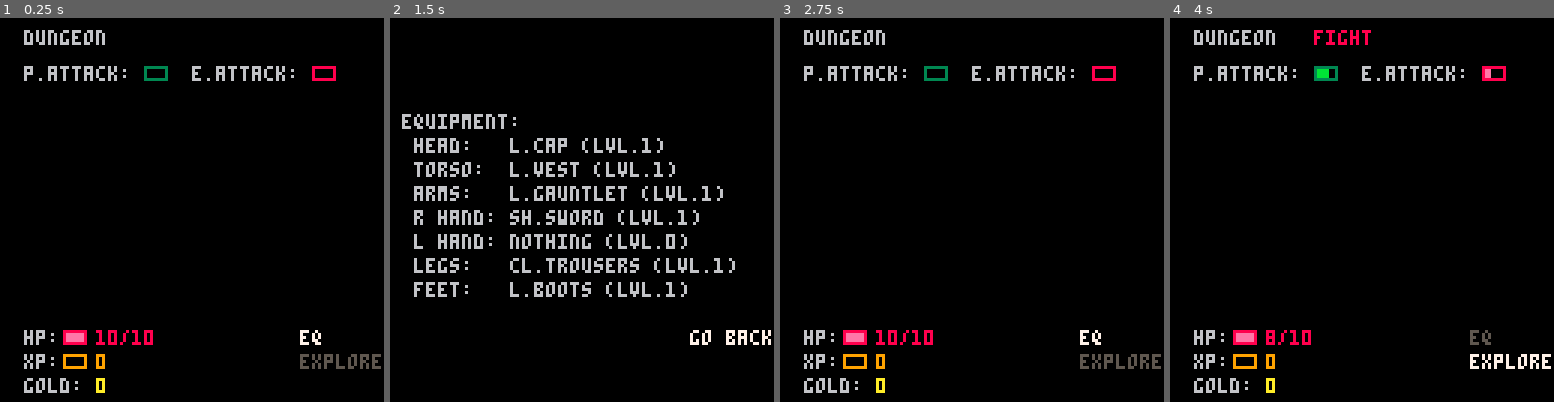
Above: before the commit, frames 1-4 (left to right).
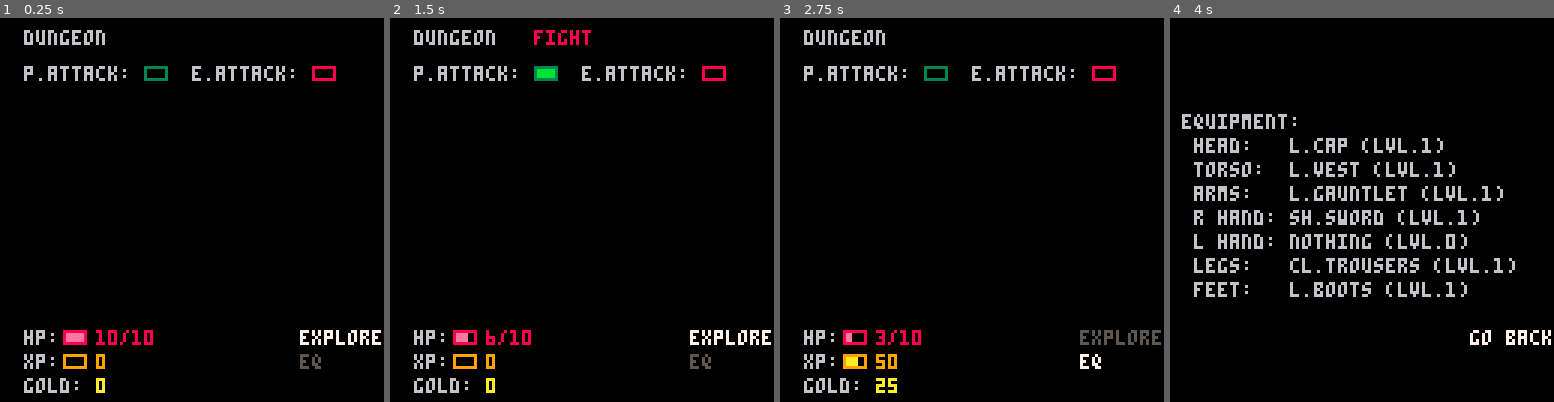
Above: after the commit, the same moments.

Repository: VedVid/IdleRPG
Game: PICO-8 cartridge idlerpg.p8
The game is run twice, just before and just after one commit, with the same random seed, the same clock (stepped at 60 frames per second) and the same inputs.
Inputs:
- Up to frame 1 (0.25 s): no input
- Up to frame 2 (1.5 s): tap X (X key) at 0.33, 1.07 s; tap O (Z key) at 0.7 s
- Up to frame 3 (2.75 s): hold Right 1.6-2.1 s; tap O (Z key) at 1.7, 2.1, 2.5 s; tap X (X key) at 1.85 s; hold Up 2.15-2.42 s; hold Right from 2.47 s (still down)
- Up to frame 4 (4 s): tap O (Z key) at 2.9, 3.3, 3.7 s; tap X (X key) at 2.97 s; release Right at 3.03 s; hold Left 3.08-3.58 s; hold Down 3.63-3.97 s

The runs differ from the first frame. In frame 1, 0.7% of the frame differs, in the area x 81-100%, y 81-92%; in frame 2, 11%; in frame 3, 1.5%; in frame 4, 11%, in the area x 3-100%, y 3-98%.

Commit message:
Changed items order in main screen menu

Diff:
--- a/idlerpg.p8
+++ b/idlerpg.p8
@@ -31,9 +31,10 @@
   if (btnp(4)) then
    if not game_fight then
     if button_chosen == 1 then
+     game_fight = true
+    elseif button_chosen == 2 then
+     button_chosen = 1
      game_scene = "eq"
-    elseif button_chosen == 2 then
-     game_fight = true
     end
    end
   end
@@ -241,12 +242,12 @@
 
 function make_game_menu()
  local buttons = {}
+ local explore_button = make_button(
+  100, 104, "explore")
+ add(buttons, explore_button)
  local eq_button = make_button(100,
-  104, "eq")
+  112, "eq")
  add(buttons, eq_button)
- local explore_button = make_button(
-  100, 112, "explore")
- add(buttons, explore_button)
  return buttons
 end
 
